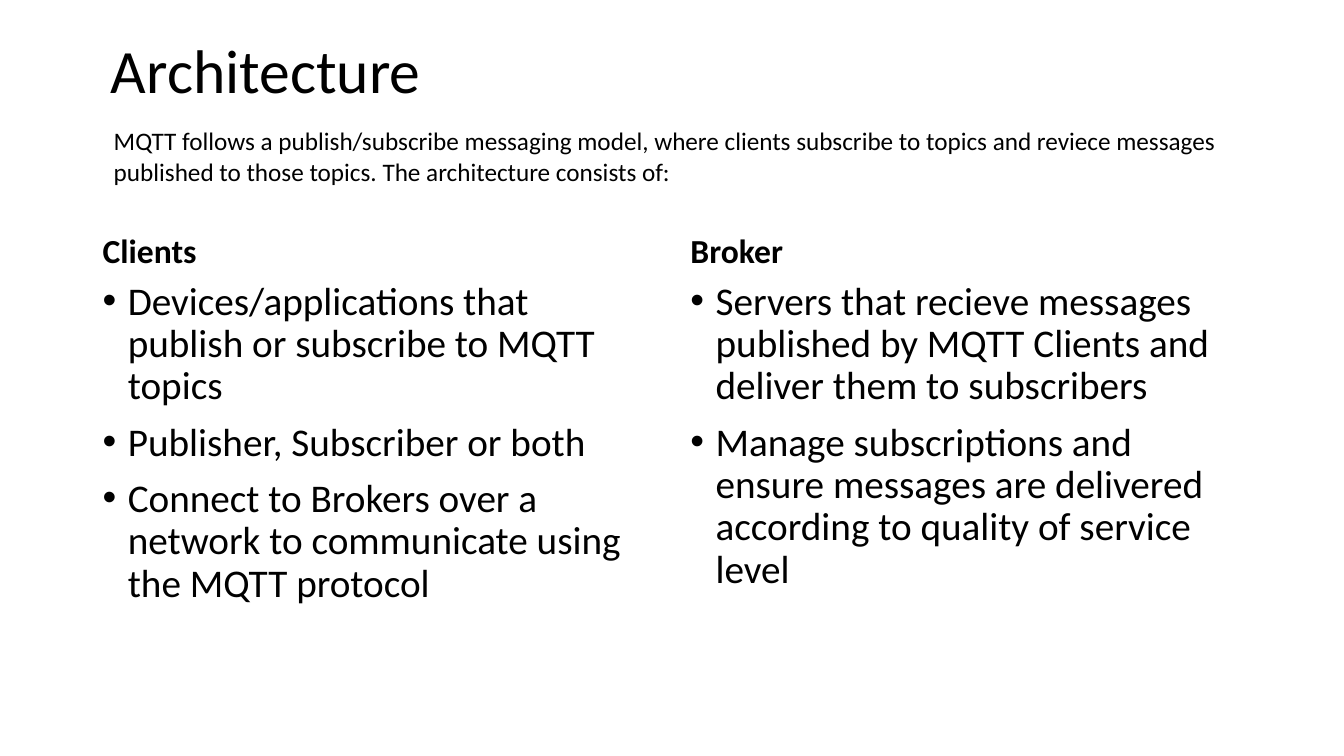
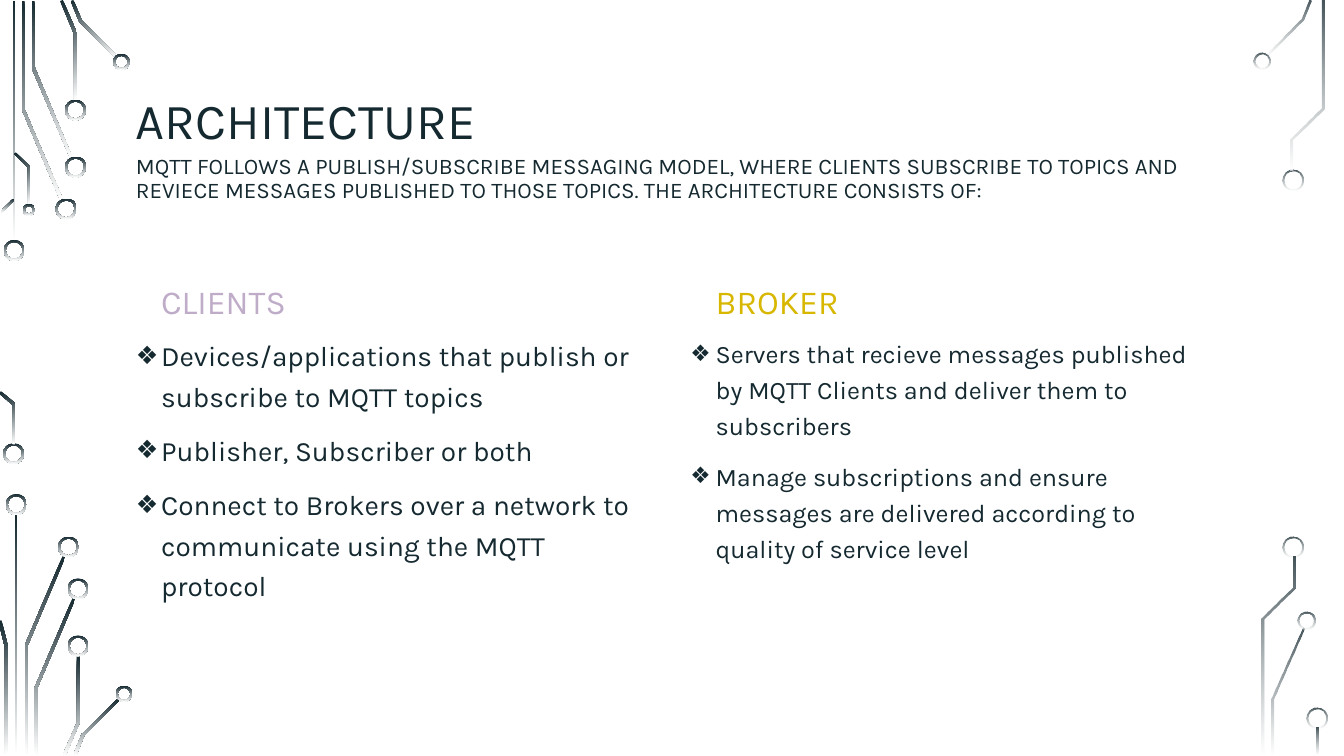
Before and after one commit to sebivenlo/ESD-2023-MQTT, a slide deck: slide 6 of Presentation/Jonas MQTT.pptx (slide 5 before the commit). Drawn at 1344x756 pixels with LibreOffice and Linux fonts; fonts in the diff are those of the drawing; background and template pictures are left out. Boxes give left, top, right and bottom in pixels: in the first picture for what was removed or moved away, otherwise in the second. Text is boxed around its words. In the diff, an @@ line names an element or a change of style, - is before the commit and + after.

```diff
--- a/Presentation/Jonas MQTT.pptx
+++ b/Presentation/Jonas MQTT.pptx
@@ title removed at [111,50,420,94] @@
-Architecture
@@ title "ARCHITECTURE MQTT FOLLOWS A PUBLISH/SUBSCRIBE ..." at [136,106,1178,199]: vertical alignment top to middle @@
@@ title at [136,106,1178,199]: text changed; size 18 to 16 pt; font Calibri to Karla; text colour #000000 to #152930 @@
-MQTT follows a publish/subscribe messaging model, where clients subscribe to topics and reviece messages published to those topics. The architecture consists of:
+ARCHITECTURE
+MQTT FOLLOWS A PUBLISH/SUBSCRIBE MESSAGING MODEL, WHERE CLIENTS SUBSCRIBE TO TOPICS AND REVIECE MESSAGES PUBLISHED TO THOSE TOPICS. THE ARCHITECTURE CONSISTS OF:
@@ text at [161,293,286,314]: text changed; font Calibri to Karla; text colour #000000 to #BFACC8; bold off @@
-Clients
+CLIENTS
@@ text at [716,292,839,315]: text changed; font Calibri to Karla; text colour #000000 to #D8B700; bold off @@
-Broker
+BROKER
@@ text "Devices/applications that publish or subscribe ...": place and size @@
-text "Devices/applications that publish or subscribe ..." at [128,287,621,604]
+text "Devices/applications that publish or subscribe ..." at [161,345,629,603]
@@ text "Devices/applications that publish or subscribe ..." at [161,345,629,603]: size 28 to 20 pt, font Calibri to Karla, text colour #000000 to #152930; bullet • to ❖; line spacing 0.9 to 1.2 @@
@@ text "Servers that recieve messages published ...": place and size @@
-text "Servers that recieve messages published ..." at [716,287,1209,584]
+text "Servers that recieve messages published ..." at [716,345,1187,564]
@@ text "Servers that recieve messages published ..." at [716,345,1187,564]: size 28 to 18 pt, font Calibri to Karla, text colour #000000 to #152930; bullet • to ❖; line spacing 0.9 to 1.2 @@
@@ group added at [0,0,1328,756]: 33 freeform shapes, 3 rectangles @@
```
Also in this commit, not shown: 8 other slides changed, 3 slides added, 3 slides removed.
